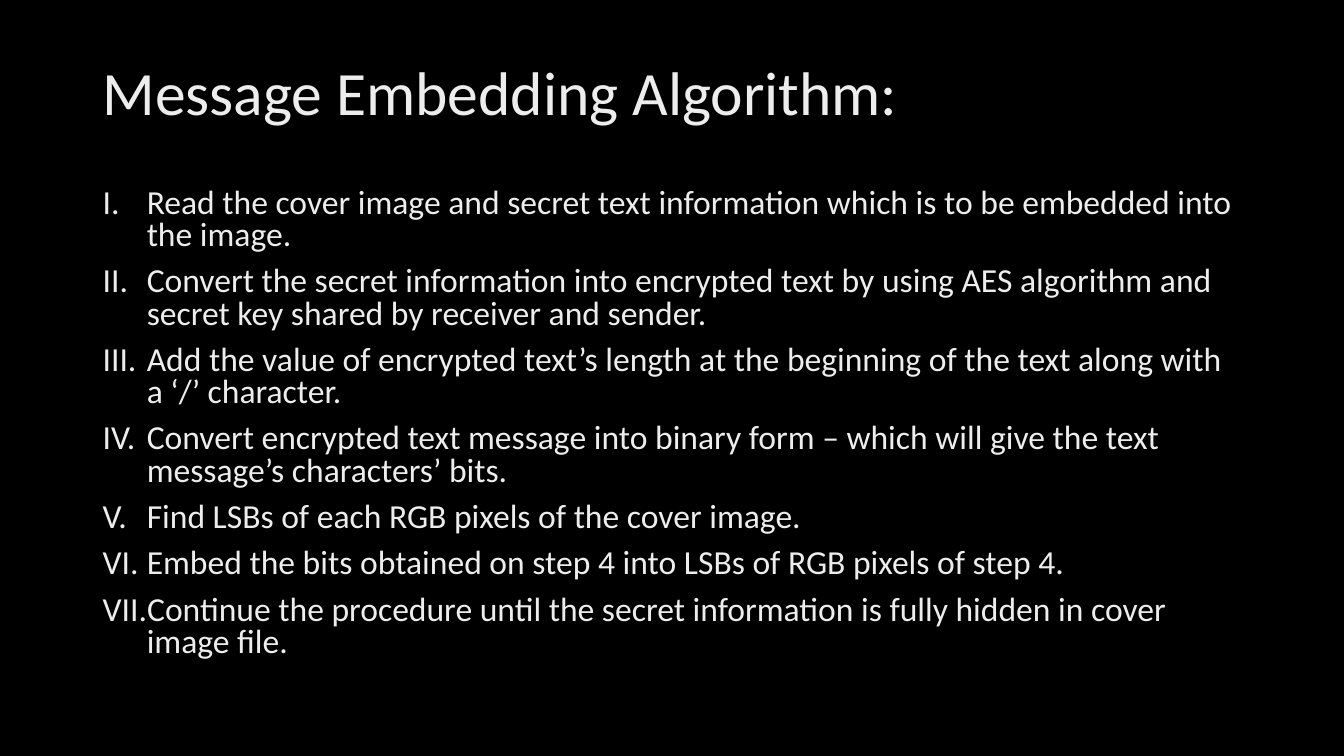
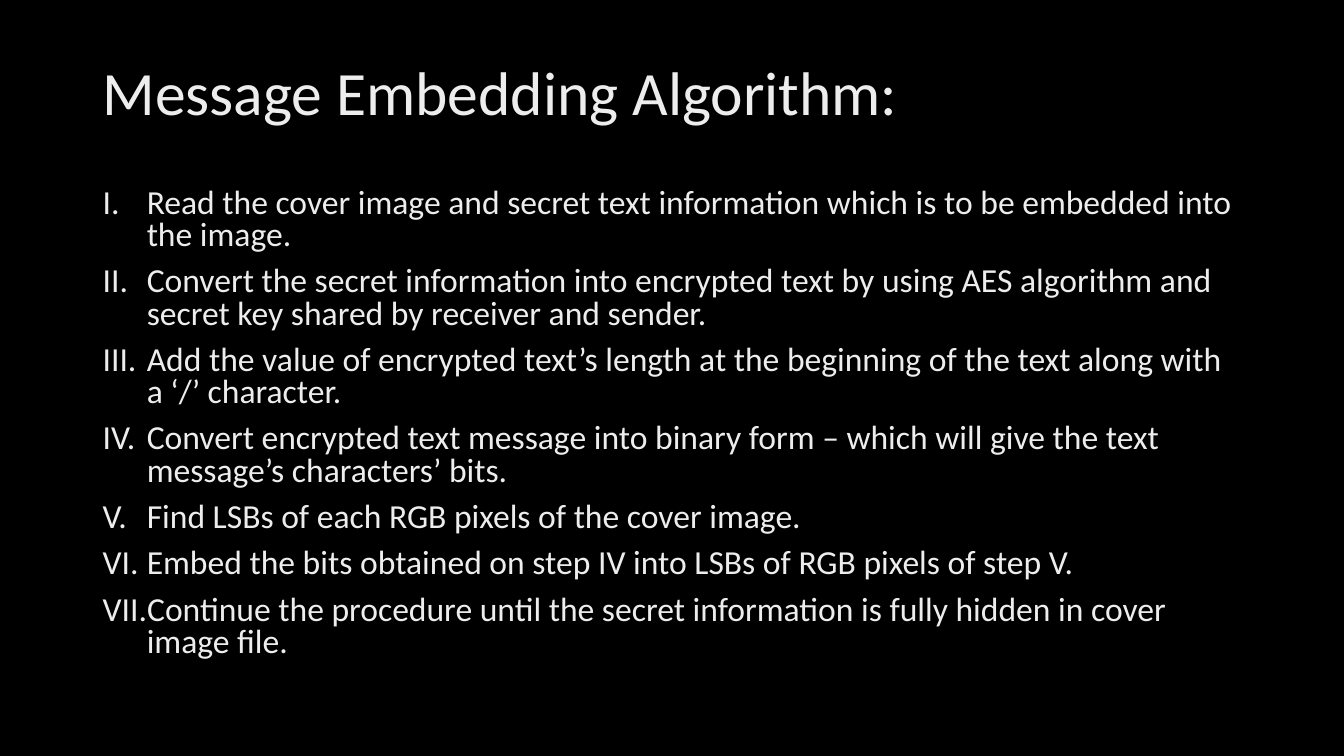
Before and after one commit to SupriyaAmatya/ImageSteganography, a slide deck: slide 16 of Documentation/final.pptx (slide 15 before the commit). Drawn at 1344x756 pixels with LibreOffice and Linux fonts; fonts in the diff are those of the drawing; background and template pictures are left out. Boxes give left, top, right and bottom in pixels: in the first picture for what was removed or moved away, otherwise in the second. Text is boxed around its words. In the diff, an @@ line names an element or a change of style, - is before the commit and + after.

```diff
--- a/Documentation/final.pptx
+++ b/Documentation/final.pptx
@@ text at bbox=[147, 550, 1073, 580]: text changed @@
-VI. Embed the bits obtained on step 4 into LSBs of RGB pixels of step 4.
+VI. Embed the bits obtained on step IV into LSBs of RGB pixels of step V.
```
Also in this commit, not shown: 5 other slides changed, 3 slides added, 6 other files.
